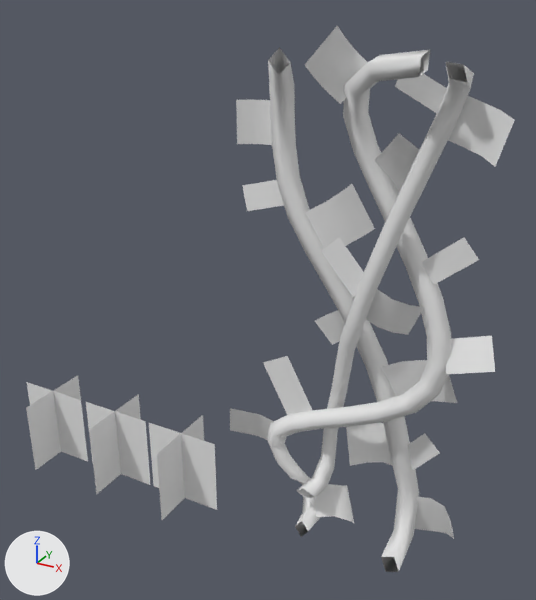
The FBX model Assets/Models/Vines.fbx, before and after one commit.
Camera for both pictures: a 50 mm lens placed at (0.443, -1.096, 1.079), pointed at (-0.194, 0.063, 0.5). The lights are fixed; the arrows at lower left show +X, +Y and +Z. Where no turn or scale is listed for an object, it has been applied to the vertices.

The older version as bpy lines, for what is in view:
```python
me_nurbscurve_001 = bpy.data.meshes.new('NurbsCurve.001')
me_nurbscurve_001.from_pydata(...)  # 332 vertices, 237 faces; spans x -0.26..0.248, y -0.038..0.11, z 0.026..1.007
me_nurbscurve_001.materials.append(mat_material)  # white #e7e7e7
me_plane_033 = bpy.data.meshes.new('Plane.033')
me_plane_033.from_pydata([(-0.086, 0.0, 0.0), (0.086, 0.0, 0.0), (-0.086, 0.0, 0.173), (0.086, 0.0, 0.173), (0.0, 0.086, 0.0), (0.0, -0.086, 0.0), (0.0, 0.086, 0.173), (0.0, -0.086, 0.173)], [], [(0, 1, 3, 2), (4, 5, 7, 6)])
me_plane_033.materials.append(mat_material)  # white #e7e7e7
me_plane_034 = bpy.data.meshes.new('Plane.034')
me_plane_034.from_pydata([(-0.086, 0.0, 0.0), (0.086, 0.0, 0.0), (-0.086, 0.0, 0.173), (0.086, 0.0, 0.173), (0.0, 0.086, -0.001), (0.0, -0.086, -0.001), (0.0, 0.086, 0.172), (0.0, -0.086, 0.172)], [], [(0, 1, 3, 2), (4, 5, 7, 6)])
me_plane_034.materials.append(mat_material)  # white #e7e7e7
me_plane_035 = bpy.data.meshes.new('Plane.035')
me_plane_035.from_pydata([(0.0, 0.086, 0.0), (0.0, -0.086, 0.0), (0.0, 0.086, 0.173), (0.0, -0.086, 0.173), (-0.086, 0.0, 0.0), (0.086, 0.0, 0.0), (-0.086, 0.0, 0.173), (0.086, 0.0, 0.173)], [], [(0, 1, 3, 2), (4, 5, 7, 6)])
me_plane_035.materials.append(mat_material)  # white #e7e7e7
ob_grass_1 = bpy.data.objects.new('Grass 1', me_plane_035)
ob_grass_1.location = (-0.555, 0.0, 0.0)
ob_grass_2 = bpy.data.objects.new('Grass 2', me_plane_033)
ob_grass_2.location = (-0.742, 0.0, 0.0)
ob_grass_3 = bpy.data.objects.new('Grass 3', me_plane_034)
ob_grass_3.location = (-0.374, 0.0, 0.0)
ob_vines = bpy.data.objects.new('Vines', me_nurbscurve_001)
ob_vines.location = (0.0, 0.0, 0.0)
```
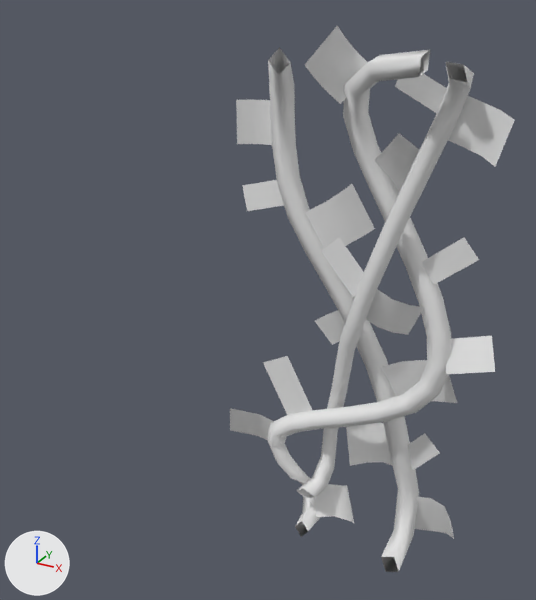
Commit message: Vines Model Replacement

What the commit changed:
Object 'Grass 1' (ob_grass_1) is deleted.
Object 'Grass 2' (ob_grass_2) is deleted.
Object 'Grass 3' (ob_grass_3) is deleted.

What differs and where, as boxes (x1, y1, x2, y2) in the pictures (536 x 600 px):
'Grass 3', deleted
    before: (149, 415, 217, 520)
'Grass 1', deleted
    before: (86, 394, 150, 494)
'Grass 2', deleted
    before: (26, 375, 88, 470)
